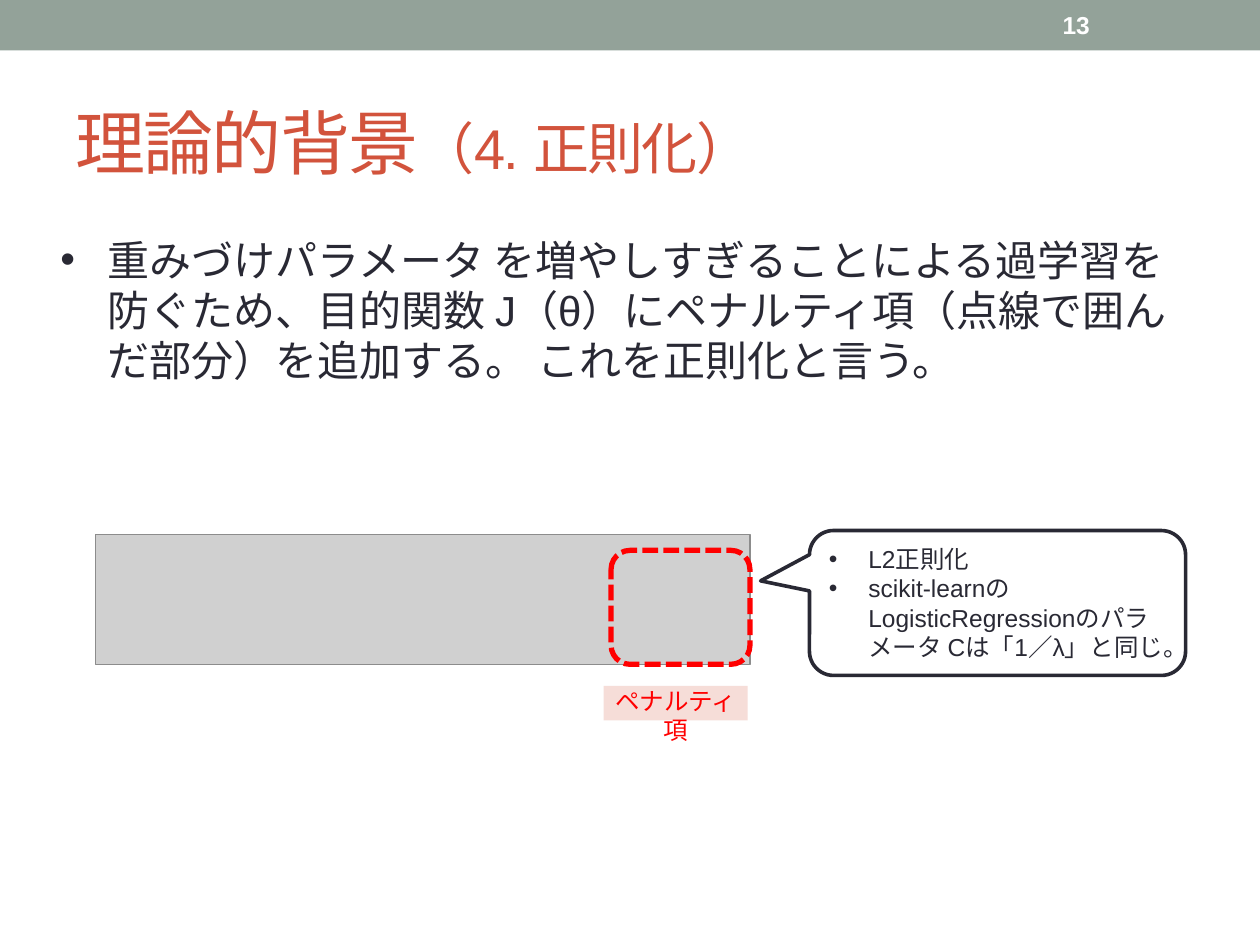
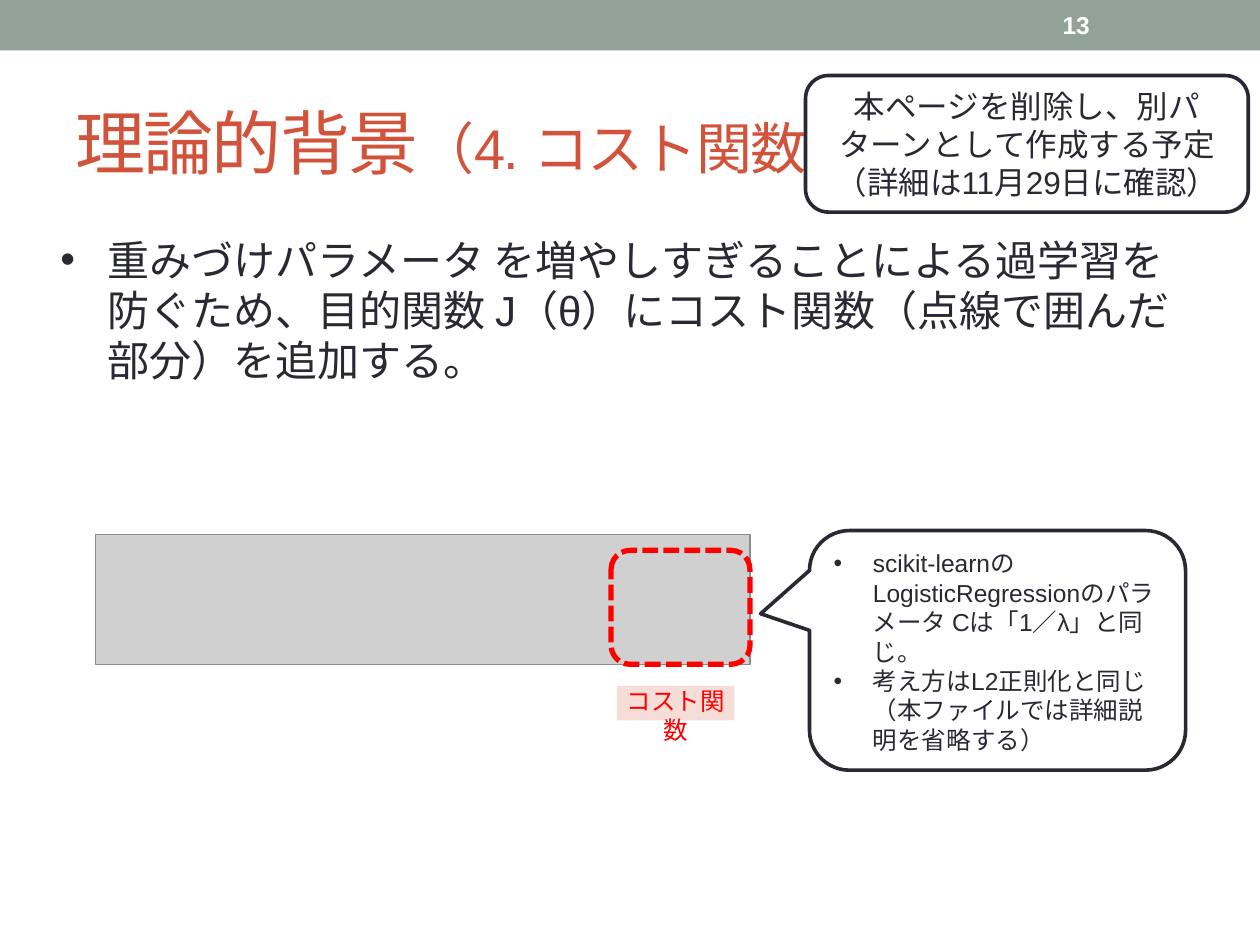
Before and after one commit to tsuchiyatoshio/team, a slide deck: slide 13 of oouchi/1.2_LogisticRegression/1.2_RogisticRegression.pptx. Drawn at 1260x945 pixels with LibreOffice and Linux fonts; fonts in the diff are those of the drawing; grey boxes stand for pictures. Boxes give left, top, right and bottom in pixels: in the first picture for what was removed or moved away, otherwise in the second. Text is boxed around its words. In the diff, an @@ line names an element or a change of style, - is before the commit and + after.

```diff
--- a/oouchi/1.2_LogisticRegression/1.2_RogisticRegression.pptx
+++ b/oouchi/1.2_LogisticRegression/1.2_RogisticRegression.pptx
@@ rounded rectangle added at (x1=805, y1=76, x2=1247, y2=212), fill #FFFFFF, outline #292934 2.08 pt, 18 pt, text #292934 @@
+本ページを削除し、別パターンとして作成する予定（詳細は11月29日に確認）
@@ title at (x1=76, y1=110, x2=861, y2=184): text changed @@
-理論的背景（4. 正則化）
+理論的背景（4. コスト関数）
@@ text at (x1=108, y1=240, x2=1169, y2=380): text changed @@
-• 重みづけパラメータ を増やしすぎることによる過学習を防ぐため、目的関数 J（θ）にペナルティ項（点線で囲んだ部分）を追加する。 これを正則化と言う。
+• 重みづけパラメータ を増やしすぎることによる過学習を防ぐため、目的関数 J（θ）にコスト関数（点線で囲んだ部分）を追加する。
@@ rounded speech box "scikit-learnのLogisticRegressionのパラメータ Cは「1／λ」と同じ。" resized from (x1=809, y1=530, x2=1186, y2=675) to (x1=809, y1=530, x2=1186, y2=770) @@
@@ text in rounded speech box at (x1=868, y1=548, x2=969, y2=570): paragraph removed @@
-• L2正則化
@@ rectangle "コスト関数" resized from (x1=604, y1=685, x2=747, y2=721) to (x1=617, y1=685, x2=735, y2=721) @@
@@ text in rounded speech box at (x1=873, y1=669, x2=1146, y2=751): paragraph added @@
+• 考え方はL2正則化と同じ（本ファイルでは詳細説明を省略する）
@@ text in rectangle at (x1=627, y1=690, x2=725, y2=741): text changed @@
-ペナルティ項
+コスト関数
```
Also in this commit, not shown: 2 other slides changed, 9 other files.
